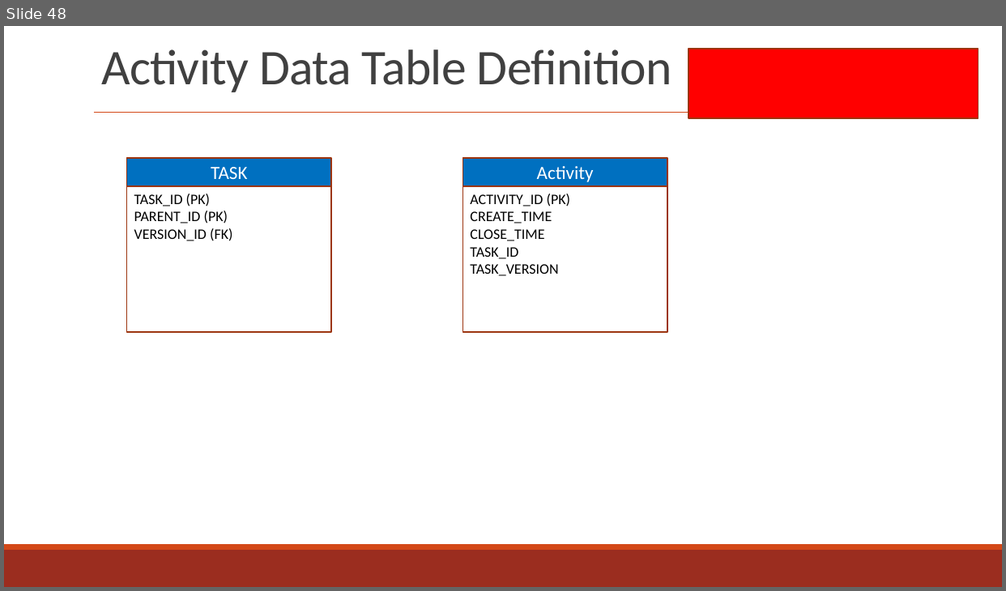
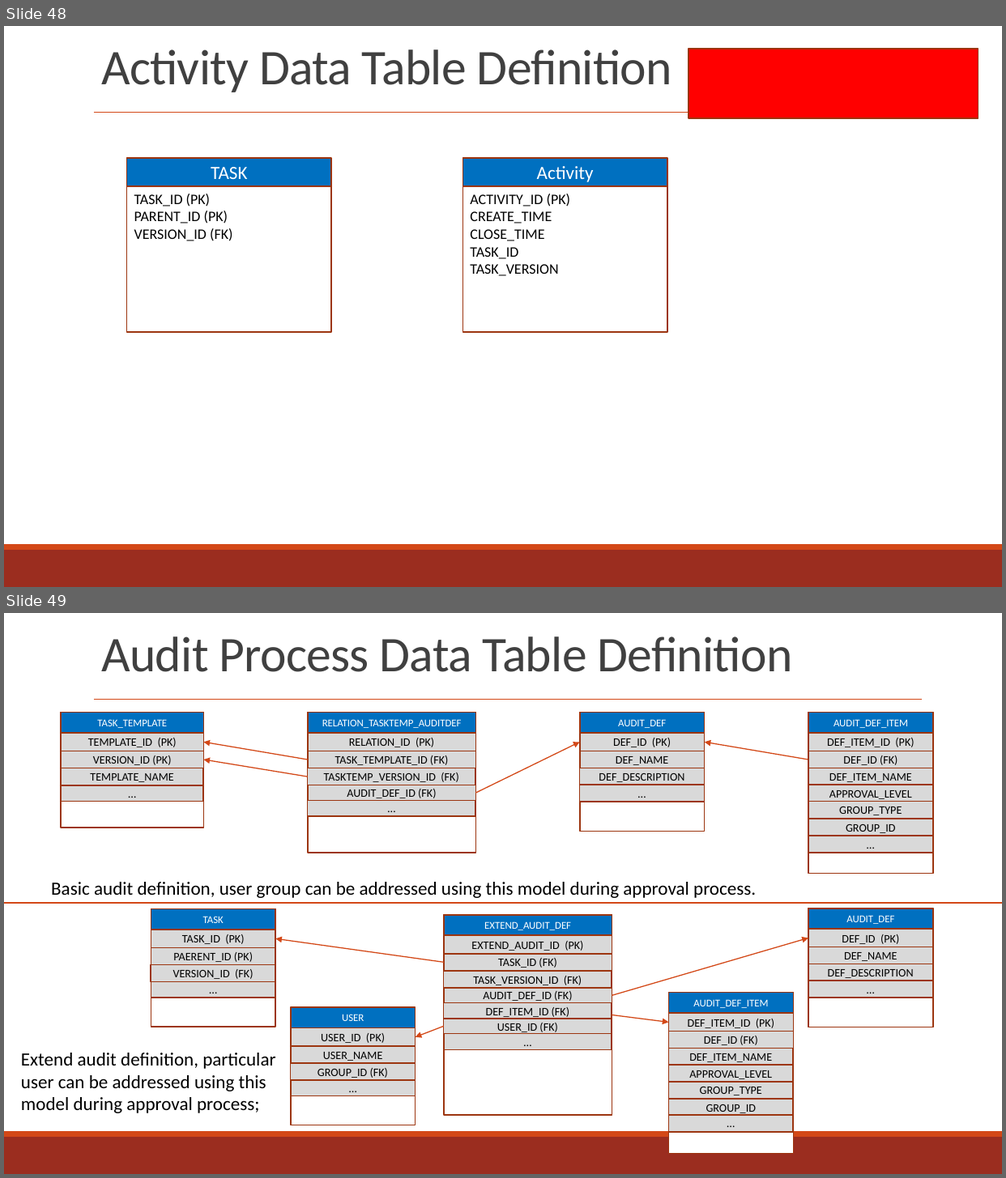
Before and after one commit to zyw9963/YFVE-supplier-portal, a slide deck: projects/YanFeng/02 System Design/User Stories/Flowcharts/Supplier FlowCharts & UX.pptx. Shown one above the other, each under a label of ours: slide 48 before the commit, slides 48 and 49 after it. The pictures are 1006x591 and 1006x1178 pixels, drawn with LibreOffice and Linux fonts; fonts in the diff are those of the drawing. Boxes give left, top, right and bottom in pixels: in the first picture for what was removed or moved away, otherwise in the second. Text is boxed around its words. In the diff, an @@ line names an element or a change of style, - is before the commit and + after.

```diff
--- a/projects/YanFeng/02 System Design/User Stories/Flowcharts/Supplier FlowCharts & UX.pptx
+++ b/projects/YanFeng/02 System Design/User Stories/Flowcharts/Supplier FlowCharts & UX.pptx
@@ slide 49 added at (x1=4, y1=613, x2=1002, y2=1174), background #FFFFFF; not listed: 4 template elements that a slide beside it also shows @@
@@ title added at (x1=101, y1=636, x2=792, y2=672), 48 pt, text #404040 @@
+Audit Process Data Table Definition
@@ arrow added from (308, 760) to (204, 742), #D34817 1 pt @@
@@ arrow added from (475, 793) to (580, 742), #D34817 1 pt @@
@@ arrow added from (809, 760) to (705, 742), #D34817 1 pt @@
@@ group added at (x1=61, y1=713, x2=204, y2=828): 6 rectangles @@
+TASK_TEMPLATE
+TEMPLATE_ID (PK)
+VERSION_ID (PK)
+…
+TEMPLATE_NAME
@@ arrow added from (307, 777) to (204, 760), #D34817 1 pt @@
@@ group added at (x1=307, y1=713, x2=476, y2=853): 7 rectangles @@
+RELATION_TASKTEMP_AUDITDEF
+RELATION_ID (PK)
+TASK_TEMPLATE_ID (FK)
+AUDIT_DEF_ID (FK)
+…
+TASKTEMP_VERSION_ID (FK)
@@ group added at (x1=580, y1=713, x2=705, y2=832): 6 rectangles @@
+AUDIT_DEF
+DEF_ID (PK)
+DEF_NAME
+DEF_DESCRIPTION
+…
@@ group added at (x1=809, y1=713, x2=934, y2=874): 9 rectangles @@
+AUDIT_DEF_ITEM
+DEF_ITEM_ID (PK)
+DEF_ID (FK)
+DEF_ITEM_NAME
+APPROVAL_LEVEL
+GROUP_ID
+GROUP_TYPE
+…
@@ line added from (4, 904) to (1002, 904), #D34817 1 pt @@
@@ text added at (x1=51, y1=882, x2=756, y2=898), 18 pt, text #000000 @@
+Basic audit definition, user group can be addressed using this model during approval process.
@@ arrow added from (444, 963) to (275, 939), #D34817 1 pt @@
@@ arrow added from (612, 995) to (809, 938), #D34817 1 pt @@
@@ group added at (x1=151, y1=909, x2=275, y2=1027): 6 rectangles @@
+TASK
+TASK_ID (PK)
+PAERENT_ID (PK)
+…
+VERSION_ID (FK)
@@ group added at (x1=444, y1=915, x2=612, y2=1115): 7 rectangles @@
+EXTEND_AUDIT_DEF
+EXTEND_AUDIT_ID (PK)
+TASK_ID (FK)
+AUDIT_DEF_ID (FK)
+DEF_ITEM_ID (FK)
+TASK_VERSION_ID (FK)
@@ group added at (x1=808, y1=909, x2=934, y2=1028): 6 rectangles @@
+AUDIT_DEF
+DEF_ID (PK)
+DEF_NAME
+DEF_DESCRIPTION
+…
@@ rectangle added at (x1=444, y1=1019, x2=612, y2=1033), fill #D9D9D9, outline #9C3511 1.25 pt, 11 pt, text #000000 @@
+USER_ID (FK)
@@ arrow added from (612, 1015) to (669, 1023), #D34817 1 pt @@
@@ arrow added from (444, 1026) to (415, 1037), #D34817 1 pt @@
@@ rectangle added at (x1=444, y1=1033, x2=612, y2=1050), fill #D9D9D9, outline #9C3511 1.25 pt, 11 pt, text #000000 @@
+…
@@ text added at (x1=21, y1=1053, x2=275, y2=1114), 18 pt, text #000000 @@
+Extend audit definition, particular user can be addressed using this model during approval process;
@@ group added at (x1=291, y1=1007, x2=415, y2=1126): 6 rectangles @@
+USER
+USER_ID (PK)
+USER_NAME
+…
+GROUP_ID (FK)
@@ group added at (x1=669, y1=993, x2=794, y2=1154): 9 rectangles @@
+AUDIT_DEF_ITEM
+DEF_ITEM_ID (PK)
+DEF_ID (FK)
+DEF_ITEM_NAME
+APPROVAL_LEVEL
+GROUP_ID
+GROUP_TYPE
+…
```
Also in this commit, not shown: 16 slides changed, 2 other slides added, 1 slide removed, 3 other files.
